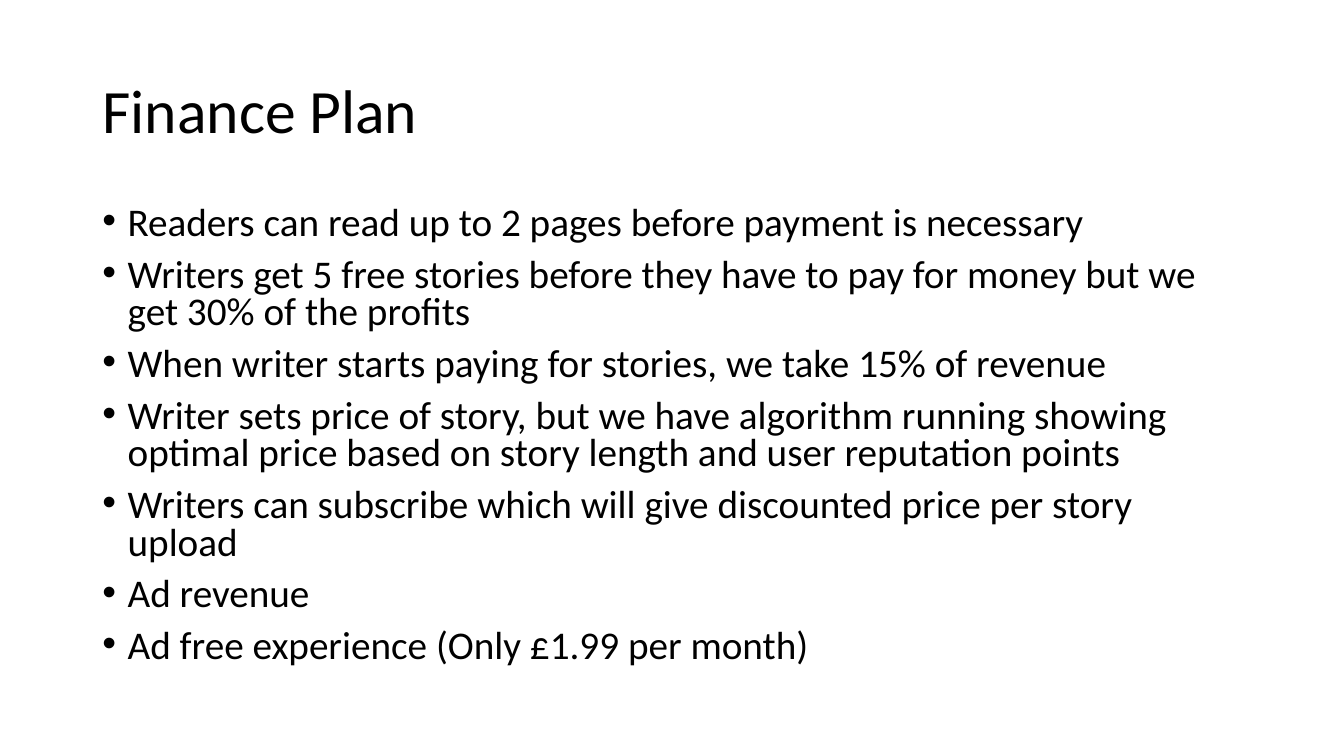
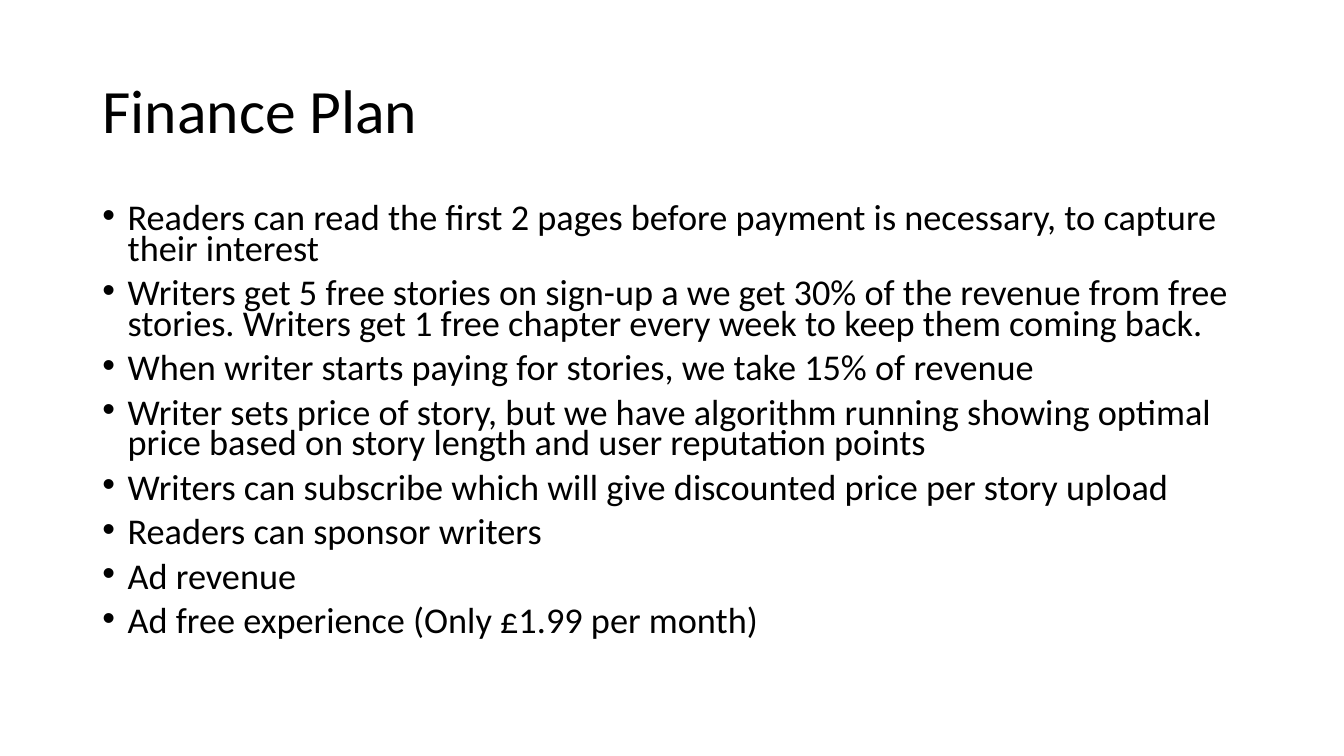
Before and after one commit to NoyanR/3hack2, a slide deck: slide 4 of Story Sharing Website.pptx (slide 5 before the commit). Drawn at 1344x756 pixels with LibreOffice and Linux fonts; fonts in the diff are those of the drawing. Boxes give left, top, right and bottom in pixels: in the first picture for what was removed or moved away, otherwise in the second. Text is boxed around its words. In the diff, an @@ line names an element or a change of style, - is before the commit and + after.

```diff
--- a/Story Sharing Website.pptx
+++ b/Story Sharing Website.pptx
@@ text at <box>128,204,1227,343</box>: text changed; size 28 to 25.9 pt @@
-• Readers can read up to 2 pages before payment is necessary
-• Writers get 5 free stories before they have to pay for money but we get 30% of the profits
+• Readers can read the first 2 pages before payment is necessary, to capture their interest
+• Writers get 5 free stories on sign-up a we get 30% of the revenue from free stories. Writers get 1 free chapter every week to keep them coming back.
@@ text at <box>128,354,1211,639</box>: size 28 to 25.9 pt in "When writer starts paying for stories, we ...", "Writer sets price of story, but we ...", "Writers can subscribe which will give discounted ...", "Ad revenue" and 1 more places; line spacing 0.8 to 0.7 @@
@@ text at <box>128,518,542,550</box>: paragraph added @@
+• Readers can sponsor writers
```
Also in this commit, not shown: 1 other slide changed, 1 slide removed.
